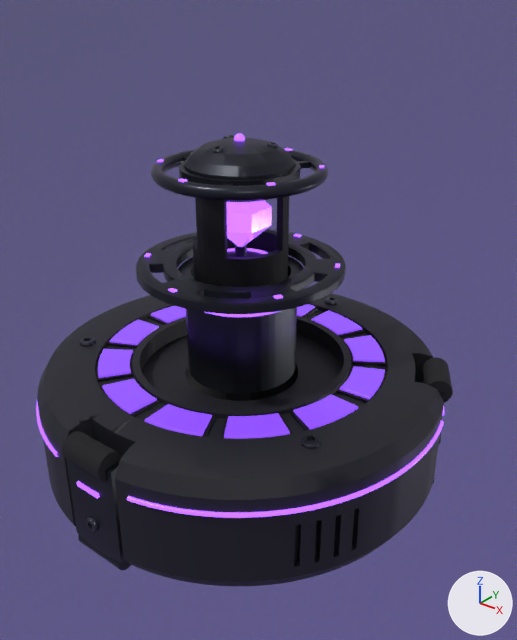
A saved change to the glTF model gadgets/nullfield/nullfield-emitter.glb.
The view is the same before and after, from a camera (50 mm lens) standing at (0.131, -0.155, 0.15) and looking at (0.011, -0.006, 0.058). The lights are fixed; the arrows at lower right show +X, +Y and +Z. The older version comes first. Both versions are drawn at frame 0 of the action 'power_off'; the numbers are the values there.

Names of what the first picture shows: 'core_crystal', 'fx_bubble_sphere', 'gauge_01_led', 'leg_0_foot', 'leg_0_plate', 'ring_lower_flange', 'ring_upper_hoop', 'shell', 'stage_a_tube', 'stage_b_cap', 'stage_b_tube', 'wall_leds' and 25 more.
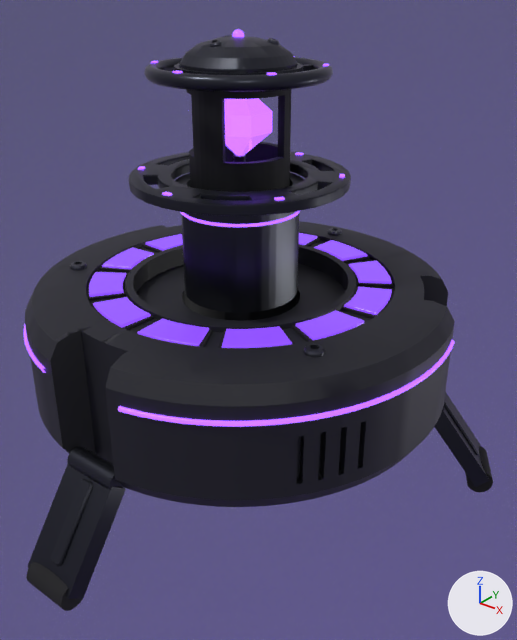
ob_body is not drawn itself; it is the parent of ob_shell, ob_wall_leds, ob_gauge_00, ob_gauge_01, ob_gauge_02, ob_gauge_03, ob_gauge_04, ob_gauge_05.
ob_leg_0 is not drawn itself; it is the parent of ob_leg_0_plate, ob_leg_0_knuckle, ob_leg_0_foot, ob_leg_0_screw, ob_leg_0_led.
ob_leg_1 is not drawn itself; it is the parent of ob_leg_1_plate, ob_leg_1_knuckle, ob_leg_1_foot, ob_leg_1_screw, ob_leg_1_led.

The change, as JSON lines over the scene's bpy script:
```json
{"op": "set", "path": "ob_body.location", "old": "(0.0, 0.0, 0.0)", "new": "(0.0, 0.0, 0.0269)"}
{"op": "set", "path": "ob_leg_0.rotation_euler", "old": "(0.0, 0.0, 0.0)", "new": "(2.531, 0.0, 0.0)", "note": "degrees (0, 0, 0) -> degrees (145, 0, 0)"}
{"op": "set", "path": "ob_leg_1.rotation_euler", "old": "(0.0, 0.0, 2.094)", "new": "(2.531, 0.0, 2.094)", "note": "degrees (0, 0, 120) -> degrees (145, 0, 120)"}
```

Boxes [x1, y1, x2, y2] around the edits, measured in the pictures (517 x 640 px):
```json
{"object": "shell", "change": "moved", "before": [37, 288, 444, 586], "after": [25, 221, 455, 507]}
{"object": "stage_a_tube", "change": "moved", "before": [186, 274, 297, 393], "after": [181, 211, 299, 313]}
{"object": "ring_lower_flange", "change": "moved", "before": [136, 229, 346, 314], "after": [128, 152, 351, 216]}
{"object": "stage_b_tube", "change": "moved", "before": [193, 196, 289, 287], "after": [186, 89, 291, 192]}
{"object": "leg_0_plate", "change": "moved, turned", "before": [66, 459, 124, 562], "after": [28, 464, 125, 599]}
{"object": "stage_b_cap", "change": "moved", "before": [185, 137, 295, 180], "after": [180, 37, 297, 73]}
{"object": "ring_upper_hoop", "change": "moved", "before": [151, 149, 328, 201], "after": [144, 57, 333, 92]}
{"object": "wall_leds", "change": "moved", "before": [36, 402, 444, 518], "after": [24, 325, 455, 427]}
{"object": "core_crystal", "change": "moved", "before": [226, 200, 272, 247], "after": [224, 98, 272, 156]}
{"object": "leg_0_foot", "change": "moved, turned", "before": [62, 431, 122, 481], "after": [26, 562, 83, 611]}
{"object": "gauge_cells", "change": "moved", "before": [97, 307, 386, 438], "after": [88, 238, 393, 348]}
{"object": "gauge_01_led", "change": "moved", "before": [224, 413, 290, 439], "after": [222, 326, 292, 348]}
{"object": "gauge_00_led", "change": "moved", "before": [145, 404, 212, 436], "after": [137, 318, 209, 346]}
{"object": "gauge_02_led", "change": "moved", "before": [293, 394, 358, 429], "after": [296, 310, 364, 340]}
{"object": "leg_1_plate", "change": "moved, turned", "before": [423, 379, 445, 401], "after": [434, 392, 489, 487], "on screen": "mostly hidden before"}
{"object": "gauge_11_led", "change": "moved", "before": [102, 379, 157, 414], "after": [93, 297, 151, 328]}
{"object": "gauge_03_led", "change": "moved", "before": [339, 366, 385, 399], "after": [344, 287, 392, 315]}
{"object": "gauge_10_led", "change": "moved", "before": [98, 349, 133, 378], "after": [89, 272, 126, 297]}
{"object": "leg_0_knuckle", "change": "moved, turned", "before": [78, 535, 131, 571], "after": [67, 446, 123, 490]}
{"object": "gauge_04_led", "change": "moved", "before": [344, 335, 385, 362], "after": [349, 261, 392, 284]}
{"object": "ring_upper_spokes", "change": "moved", "before": [179, 156, 310, 186], "after": [174, 63, 313, 75]}
{"object": "gauge_09_led", "change": "moved", "before": [110, 319, 159, 345], "after": [102, 247, 154, 269]}
{"object": "leg_1_foot", "change": "moved, turned", "before": [423, 357, 453, 403], "after": [465, 446, 493, 492]}
{"object": "gauge_05_led", "change": "moved", "before": [311, 310, 362, 335], "after": [314, 240, 367, 261]}
{"object": "top_screws", "change": "moved", "before": [79, 297, 338, 449], "after": [70, 228, 342, 357]}
{"object": "gauge_08_led", "change": "moved", "before": [151, 306, 186, 323], "after": [145, 234, 183, 251]}
{"object": "stage_a_collar", "change": "moved", "before": [178, 256, 304, 281], "after": [175, 173, 305, 187]}
{"object": "stage_a_led", "change": "moved", "before": [205, 311, 278, 317], "after": [181, 211, 300, 227]}
{"object": "stage_b_pins", "change": "moved", "before": [227, 245, 270, 257], "after": [233, 154, 246, 162], "on screen": "mostly hidden afterwards"}
{"object": "gauge_06_led", "change": "moved", "before": [297, 304, 315, 317], "after": [299, 233, 317, 245], "on screen": "mostly hidden"}
{"object": "stage_b_screws", "change": "moved", "before": [212, 135, 278, 153], "after": [209, 35, 279, 47]}
{"object": "ring_lower_leds", "change": "moved", "before": [144, 234, 340, 299], "after": [138, 152, 345, 201]}
{"object": "stage_b_leds", "change": "moved", "before": [227, 133, 267, 254], "after": [232, 29, 244, 37], "on screen": "mostly hidden"}
{"object": "ring_upper_leds", "change": "moved", "before": [157, 148, 325, 186], "after": [151, 61, 329, 76]}
{"object": "leg_0_led", "change": "moved, turned", "before": [76, 481, 100, 499], "on screen": "not visible afterwards"}
{"object": "leg_0_screw", "change": "moved, turned", "before": [86, 517, 98, 531], "on screen": "not visible afterwards"}
{"object": "stage_b_collar", "change": "moved", "before": [184, 165, 296, 180], "after": [179, 65, 298, 73], "on screen": "mostly hidden"}
{"object": "leg_1_screw", "change": "moved, turned", "before": [439, 433, 441, 444], "on screen": "not visible afterwards"}
{"object": "leg_1_led", "change": "moved, turned", "before": [442, 407, 445, 416], "on screen": "not visible afterwards"}
```
